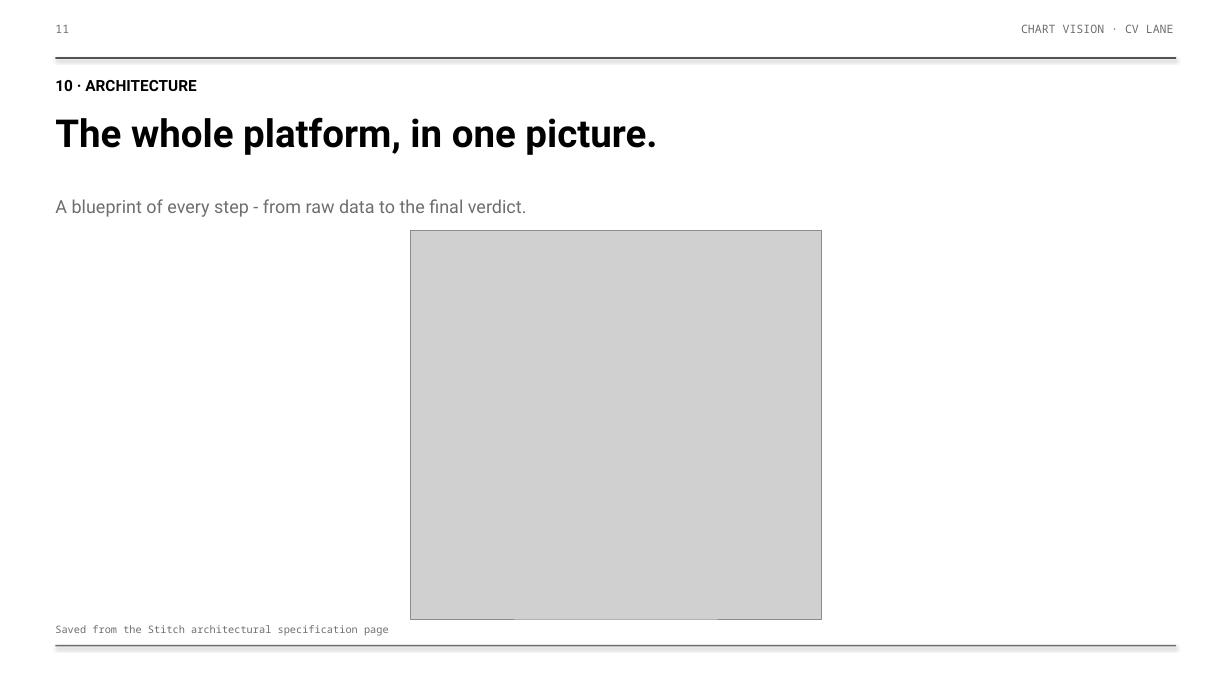
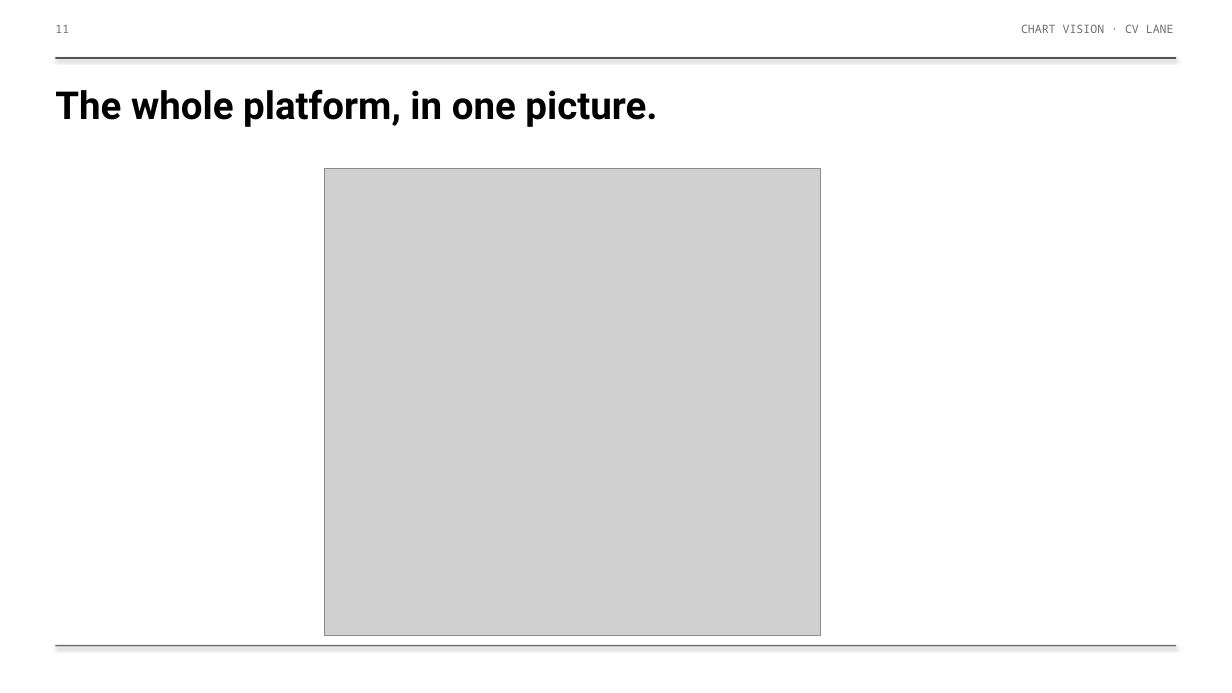
Before and after one commit to DharmilG/Stock-Direction-Predictor, a slide deck: slide 3 of CV/slides/Chart_Vision_Review.pptx (slide 11 before the commit). Drawn at 1232x693 pixels with LibreOffice and Linux fonts; fonts in the diff are those of the drawing; grey boxes stand for pictures. Boxes give left, top, right and bottom in pixels: in the first picture for what was removed or moved away, otherwise in the second. Text is boxed around its words. In the diff, an @@ line names an element or a change of style, - is before the commit and + after.

```diff
--- a/CV/slides/Chart_Vision_Review.pptx
+++ b/CV/slides/Chart_Vision_Review.pptx
@@ text "The whole platform, in one ...": place and size @@
-text "The whole platform, in one ..." at <box>55,117,657,155</box>
+text "The whole platform, in one ..." at <box>55,89,657,127</box>
@@ text removed at <box>55,80,197,91</box> @@
-10 · ARCHITECTURE
@@ picture: place and size @@
-picture at <box>410,231,822,619</box>
+picture at <box>325,168,821,636</box>
@@ text removed at <box>55,199,527,217</box> @@
-A blueprint of every step - from raw data to the final verdict.
@@ text removed at <box>55,625,389,636</box> @@
-Saved from the Stitch architectural specification page
```
Also in this commit, not shown: 13 other slides changed, 1 slide added, 1 slide removed, 1 other file.
